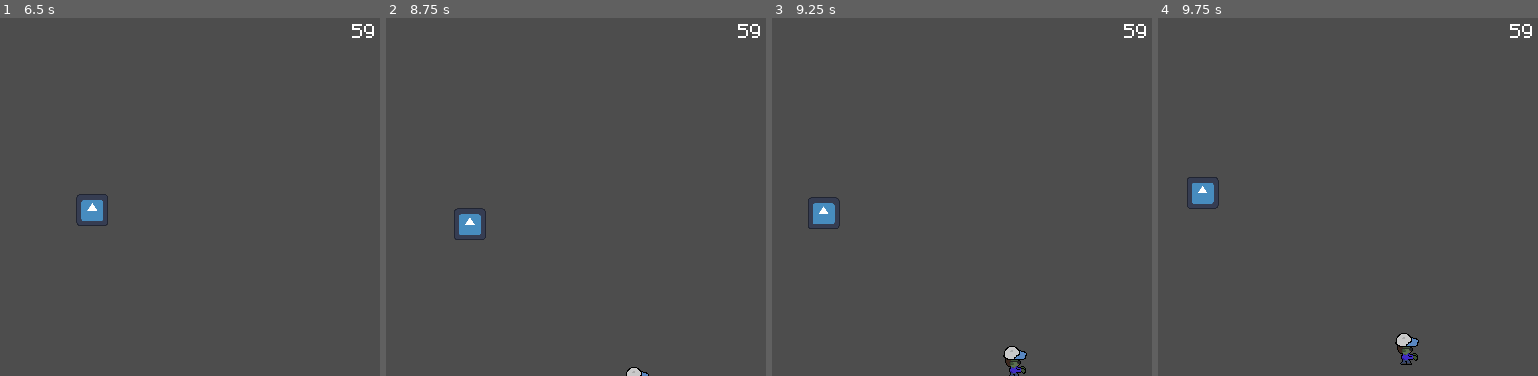
Above: before the commit, frames 1-4 (left to right).
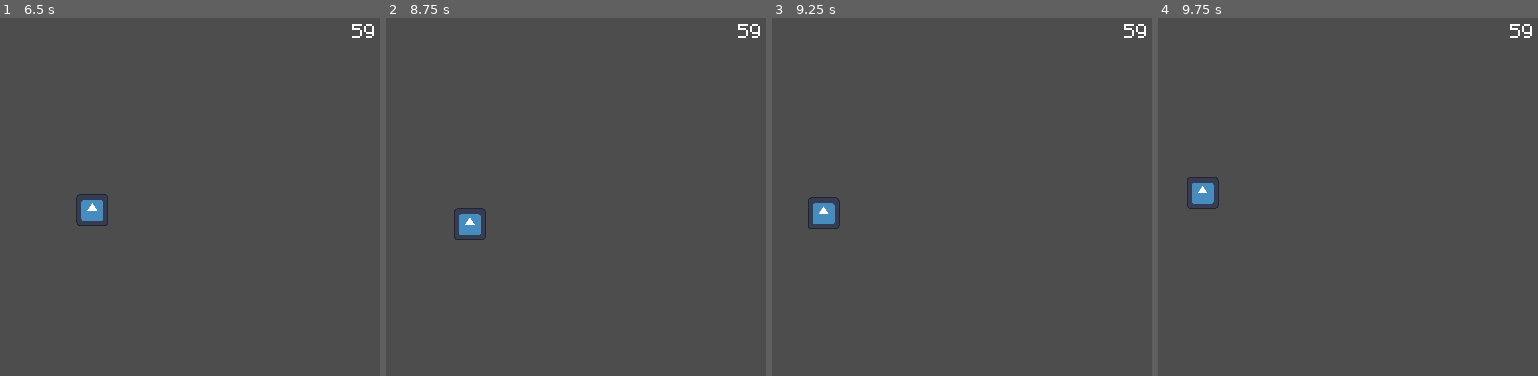
Above: after the commit, the same moments.

Repository: octoscorp/GDS-Jam2
Game: Godot game, scene res://scenes/level.tscn
Same seed, same stepped clock (60 frames per second), same inputs: the game is played once before the commit and once after it. The engine's default icon, where the game draws it, is replaced by a stand-in: a white triangle on a blue panel in a dark square.
Inputs (mouse positions are in pixels of both pictures, inside the frame that each line leads up to):
- Up to frame 1 (6.5 s): tap Enter (ui_accept) at 0.5, 0.77, 1.52, 3.02, 3.77, 4.52, 6.02 s; move the mouse to (209, 179) at 0.52 s; hold D (player_right) 0.53-1.28 s; move the mouse to (outside the picture) at 1.27 s; hold S (player_down) 1.28-2.03 s; move the mouse to (129, 118) at 2.02 s; hold D (player_right) 2.03-2.78 s; move the mouse to (34, 268) at 2.77 s; hold W (player_up) 2.78-3.53 s; move the mouse to (258, 250) at 3.52 s; hold A (player_left) 3.53-5.03 s; move the mouse to (outside the picture) at 4.27 s; move the mouse to (98, 197) at 5.02 s; hold S (player_down) 5.03-5.78 s; move the mouse to (outside the picture) at 5.77 s; hold D (player_right) from 5.78 s (still down)
- Up to frame 2 (8.75 s): move the mouse to (595, 179) at 6.52 s; release D (player_right) at 6.53 s; hold W (player_up) 6.53-7.28 s; tap Enter (ui_accept) at 6.77, 7.52 s; move the mouse to (outside the picture) at 7.27 s; hold D (player_right) 7.28-8.03 s; move the mouse to (515, 118) at 8.02 s; hold S (player_down) from 8.03 s (still down)
- Up to frame 3 (9.25 s): move the mouse to (806, 268) at 8.77 s; release S (player_down) at 8.78 s; hold A (player_left) from 8.78 s (still down); tap Enter (ui_accept) at 9.02 s
- Up to frame 4 (9.75 s): move the mouse to (1416, 250) at 9.52 s; release A (player_left) at 9.53 s; hold W (player_up) from 9.53 s (still down)

Frame 1 is identical in both runs. In frame 2, 0.1% of the frame differs, in the area x 63-70%, y 97-100%; in frame 3, 0.3%; in frame 4, 0.3%, in the area x 62-69%, y 87-97%.

Commit message:
Add bullets, cactus enemy, separate icons

Diff:
--- /dev/null
+++ b/scenes/cactus.tscn
@@ -0,0 +1,36 @@
+[gd_scene load_steps=5 format=3 uid="uid://cxql551tfm044"]
+
+[ext_resource type="Script" uid="uid://bq31q7jsrhiut" path="res://scripts/cactus.gd" id="1_3uwn4"]
+[ext_resource type="Texture2D" uid="uid://cu422cxovac07" path="res://media/cactus.png" id="2_3uwn4"]
+
+[sub_resource type="CapsuleShape2D" id="CapsuleShape2D_md0e3"]
+radius = 6.0
+height = 32.0
+
+[sub_resource type="CircleShape2D" id="CircleShape2D_3uwn4"]
+radius = 80.0
+
+[node name="Cactus" type="Area2D" groups=["hurts_player", "player_targets"]]
+script = ExtResource("1_3uwn4")
+
+[node name="CollisionShape2D" type="CollisionShape2D" parent="."]
+shape = SubResource("CapsuleShape2D_md0e3")
+
+[node name="Sprite2D" type="Sprite2D" parent="."]
+texture = ExtResource("2_3uwn4")
+
+[node name="VisibleOnScreenNotifier2D" type="VisibleOnScreenNotifier2D" parent="."]
+position = Vector2(-0.5, 2.38419e-07)
+scale = Vector2(1.15, 1.6)
+rect = Rect2(-30, -30, 60, 60)
+
+[node name="Range" type="Area2D" parent="."]
+collision_layer = 2
+
+[node name="CollisionShape2D" type="CollisionShape2D" parent="Range"]
+shape = SubResource("CircleShape2D_3uwn4")
+
+[connection signal="area_entered" from="." to="." method="_on_area_entered"]
+[connection signal="screen_entered" from="VisibleOnScreenNotifier2D" to="." method="_on_visible_on_screen_notifier_2d_screen_entered"]
+[connection signal="screen_exited" from="VisibleOnScreenNotifier2D" to="." method="_on_visible_on_screen_notifier_2d_screen_exited"]
+[connection signal="area_entered" from="Range" to="." method="_on_range_area_entered"]
--- a/scenes/card_option.tscn
+++ b/scenes/card_option.tscn
@@ -2,7 +2,7 @@
 
 [ext_resource type="Script" uid="uid://dgrfxl1k433ah" path="res://scripts/card_option.gd" id="1_0xo0c"]
 [ext_resource type="Texture2D" uid="uid://cwswl88sfm0ds" path="res://media/card.png" id="1_ps6am"]
-[ext_resource type="Texture2D" uid="uid://bikqbflcvegaa" path="res://media/boot.png" id="2_bssk0"]
+[ext_resource type="Texture2D" uid="uid://bikqbflcvegaa" path="res://media/icons/boot.png" id="2_bssk0"]
 [ext_resource type="FontFile" uid="uid://k5pg2ufuduyu" path="res://media/fonts/m5x7.ttf" id="3_0xo0c"]
 [ext_resource type="Texture2D" uid="uid://cfbhyu5d40v7m" path="res://media/card_outline.png" id="4_lnra5"]
 
--- a/scenes/enemy.tscn
+++ b/scenes/enemy.tscn
@@ -7,13 +7,13 @@
 radius = 11.0
 height = 32.0
 
-[node name="Enemy" type="Node2D"]
+[node name="Enemy" type="Area2D" groups=["hurts_player", "player_targets"]]
 script = ExtResource("1_md0e3")
 
-[node name="AnimatableBody2D" type="AnimatableBody2D" parent="."]
-
-[node name="CollisionShape2D" type="CollisionShape2D" parent="AnimatableBody2D"]
+[node name="CollisionShape2D" type="CollisionShape2D" parent="."]
 shape = SubResource("CapsuleShape2D_md0e3")
 
 [node name="Sprite2D" type="Sprite2D" parent="."]
 texture = ExtResource("1_7p1mj")
+
+[connection signal="area_entered" from="." to="." method="_on_area_entered"]
--- a/scenes/player.tscn
+++ b/scenes/player.tscn
@@ -6,14 +6,29 @@
 [sub_resource type="RectangleShape2D" id="RectangleShape2D_g2els"]
 size = Vector2(32, 32)
 
-[node name="Player" type="Node2D"]
+[sub_resource type="CircleShape2D" id="CircleShape2D_g2els"]
+radius = 100.0
+
+[node name="Player" type="Area2D" groups=["enemy_target"]]
 script = ExtResource("1_g2els")
 
-[node name="Sprite2D" type="Sprite2D" parent="." groups=["enemy_target"]]
+[node name="Sprite2D" type="Sprite2D" parent="."]
 scale = Vector2(0.25, 0.25)
 texture = ExtResource("1_3vyb7")
 
-[node name="CharacterBody2D" type="CharacterBody2D" parent="."]
+[node name="CollisionShape2D" type="CollisionShape2D" parent="."]
+shape = SubResource("RectangleShape2D_g2els")
 
-[node name="CollisionShape2D" type="CollisionShape2D" parent="CharacterBody2D"]
-shape = SubResource("RectangleShape2D_g2els")
+[node name="Range" type="Area2D" parent="."]
+collision_layer = 2
+
+[node name="Circle" type="CollisionShape2D" parent="Range"]
+shape = SubResource("CircleShape2D_g2els")
+
+[node name="ShotTimer" type="Timer" parent="."]
+autostart = true
+
+[connection signal="area_entered" from="." to="." method="_on_area_entered"]
+[connection signal="area_entered" from="Range" to="." method="_on_range_area_entered"]
+[connection signal="area_exited" from="Range" to="." method="_on_range_area_exited"]
+[connection signal="timeout" from="ShotTimer" to="." method="_on_shot_timer_timeout"]
--- /dev/null
+++ b/scenes/projectile.tscn
@@ -0,0 +1,21 @@
+[gd_scene load_steps=4 format=3 uid="uid://c05xogsg7d518"]
+
+[ext_resource type="Texture2D" uid="uid://dpyikh25ie3h6" path="res://media/bullet.png" id="1_c8fcr"]
+[ext_resource type="Script" uid="uid://d3jdpgt486ri2" path="res://scripts/projectile.gd" id="1_q3m7n"]
+
+[sub_resource type="CircleShape2D" id="CircleShape2D_c8fcr"]
+radius = 0.7
+
+[node name="Projectile" type="Area2D" groups=["hurts_player"]]
+script = ExtResource("1_q3m7n")
+
+[node name="Sprite2D" type="Sprite2D" parent="."]
+texture = ExtResource("1_c8fcr")
+offset = Vector2(-0.5, -0.5)
+
+[node name="CollisionShape2D" type="CollisionShape2D" parent="."]
+position = Vector2(-0.5, -0.5)
+rotation = 1.5708
+shape = SubResource("CircleShape2D_c8fcr")
+
+[connection signal="area_entered" from="." to="." method="_on_area_entered"]
--- /dev/null
+++ b/scripts/cactus.gd
@@ -0,0 +1,19 @@
+extends "res://scripts/enemy.gd"
+
+var able_to_move = false
+
+func _physics_process(delta: float) -> void:
+	if able_to_move:
+		super._physics_process(delta)
+
+func _on_visible_on_screen_notifier_2d_screen_entered() -> void:
+	able_to_move = false
+
+func _on_visible_on_screen_notifier_2d_screen_exited() -> void:
+	able_to_move = true
+
+func _on_range_area_entered(area: Area2D) -> void:
+	print(area.to_string())
+	print("target: %s" % self.target.to_string())
+	if area == self.target:
+		able_to_move = true
--- a/scripts/enemy.gd
+++ b/scripts/enemy.gd
@@ -1,8 +1,10 @@
-extends Node2D
+extends Area2D
 
 @export var ENEMY_MVMT_SPEED = 20
 ## How quickly the enemy changes targets following player movement
 @export var ENEMY_REACTION_SPEED = 0.06
+
+@export var health = 20
 
 var target = null
 var targeted_position = Vector2(0, 0)
@@ -24,3 +26,23 @@
 
 	# WARNING: May need to round to INT
 	global_position += (targeted_position - global_position).normalized() * ENEMY_MVMT_SPEED * delta
+
+func contains(area: Area2D):
+	return (area == $".")
+
+func destroy():
+	# TODO: Play animation first
+	self.queue_free()
+
+func take_damage():
+	self.health -= 10
+	if self.health <= 0:
+		self.destroy()
+	else:
+		self.modulate = Color(1, 0, 0, 0.27)
+		await get_tree().create_timer(0.1).timeout
+		self.modulate = Color(1, 1, 1, 1)
+
+func _on_area_entered(area: Area2D) -> void:
+	if area.is_in_group("hurts_enemy"):
+		take_damage()
--- a/scripts/mob_spawning.gd
+++ b/scripts/mob_spawning.gd
@@ -2,7 +2,7 @@
 
 const PROBABILITY_CHANGE = 0.1
 const ENEMIES_BY_DIFFICULTY = [
-	preload("res://scenes/enemy.tscn"),
+	preload("res://scenes/cactus.tscn"),
 ]
 
 var probabilities = Array([], TYPE_FLOAT, "", null)
--- a/scripts/player.gd
+++ b/scripts/player.gd
@@ -1,18 +1,29 @@
-extends Node2D
+extends Area2D
+
+class_name Player
 
 signal pause_game
 
 # "Constants"
+const IFRAME_LENGTH = 10
+const DAMAGE_DISPLAY_LENGTH = 8
 @export var FOLLOW_DELAY = 0.25
 @export var FOLLOW_SPEED = 0.02
 @export var MVMT_SPEED = 70
 
+var bullet = preload("res://scenes/projectile.tscn")
+
 var time_since_input_start = 0.0
 var recv_input = false
 var camera = null
+var immunity_frames = 0
+var fire_rate: float
+
+var areas_in_range = []
 
 func _ready() -> void:
 	camera = get_tree().get_nodes_in_group("player_follow_camera")[0]
+	set_fire_rate(1.0)
 
 func _input(event: InputEvent) -> void:
 	if event.is_action_pressed("pause"):
@@ -47,3 +58,62 @@
 	# Kick off camera movement delay if we just started moving
 	if can_start_delay == true && recv_input == true:
 		time_since_input_start = 0
+
+	# Decrement i-frames
+	if immunity_frames > 0:
+		immunity_frames -= 1
+		if immunity_frames == IFRAME_LENGTH - DAMAGE_DISPLAY_LENGTH:
+			self.modulate = Color(1, 1, 1, 1)
+
+func contains(area: Area2D):
+	return (area == $"." || area == $Range)
+
+func take_damage():
+	immunity_frames = IFRAME_LENGTH
+	self.modulate = Color(1, 0, 0, 0.27)
+
+# For use in duck typing (has_method)
+func is_a_player():
+	pass
+
+func update_range(value: int):
+	$Range/Circle.shape.radius = value
+
+func _shoot(target: Area2D):
+	if target == null:
+		return
+	var shot = bullet.instantiate()
+	shot.fired_from = self
+	shot.global_position = self.global_position
+	get_tree().root.add_child(shot)
+	shot.fire_at(target)
+
+func fire_at_closest():
+	var least_distance = 640
+	var closest_target = null
+	for area_node in areas_in_range:
+		if not area_node.is_in_group("player_targets"):
+			continue
+		var distance = position.distance_to(area_node.position)
+		if distance < least_distance:
+			least_distance = distance
+			closest_target = area_node
+
+	_shoot(closest_target)
+
+func set_fire_rate(new_rate: float):
+	fire_rate = new_rate
+	$ShotTimer.wait_time = 1.0 / fire_rate
+
+func _on_area_entered(area: Area2D) -> void:
+	if area.is_in_group("hurts_player"):
+		take_damage()
+
+func _on_range_area_entered(area: Area2D) -> void:
+	areas_in_range.append(area)
+
+func _on_range_area_exited(area: Area2D) -> void:
+	areas_in_range.erase(area)
+
+func _on_shot_timer_timeout() -> void:
+	fire_at_closest()
--- /dev/null
+++ b/scripts/projectile.gd
@@ -0,0 +1,34 @@
+extends Area2D
+
+const PROJ_MVMT_SPEED = 40
+
+var fired_from = null
+var actual_position: Vector2
+var movement_direction = Vector2(1, 0)
+var pierce = 0
+
+func _ready():
+	if self.fired_from == null:
+		print("Warning: projectile added to scene tree before owner set")
+	self.actual_position = self.global_position
+
+func _physics_process(delta: float) -> void:
+	actual_position += PROJ_MVMT_SPEED * delta * movement_direction
+	global_position = actual_position.round()
+
+func fire_at(target: Area2D):
+	# Defaults - hurts player, not enemy
+	if self.fired_from.has_method("is_a_player"):
+		self.remove_from_group("hurts_player")
+		self.add_to_group("hurts_enemy")
+	movement_direction = global_position.direction_to(target.global_position).normalized()
+
+func _on_area_entered(area: Area2D) -> void:
+	if self.fired_from.contains(area):
+		return
+	print(area.to_string())
+	print(self.fired_from.to_string())
+	print()
+	pierce -= 1
+	if pierce < 0:
+		self.queue_free()
Binary file changed: media/bullet.png
Renamed: media/blood.png -> media/icons/blood.png
Renamed: media/boot.png -> media/icons/boot.png
Binary file added: media/icons/bullet.png
Renamed: media/fire_rate.png -> media/icons/fire_rate.png
Renamed: media/target.png -> media/icons/target.png
Not shown: 1 places in scenes/player.tscn that only renumber resources
Not shown, added: scripts/cactus.gd.uid
Not shown, added: scripts/projectile.gd.uid
